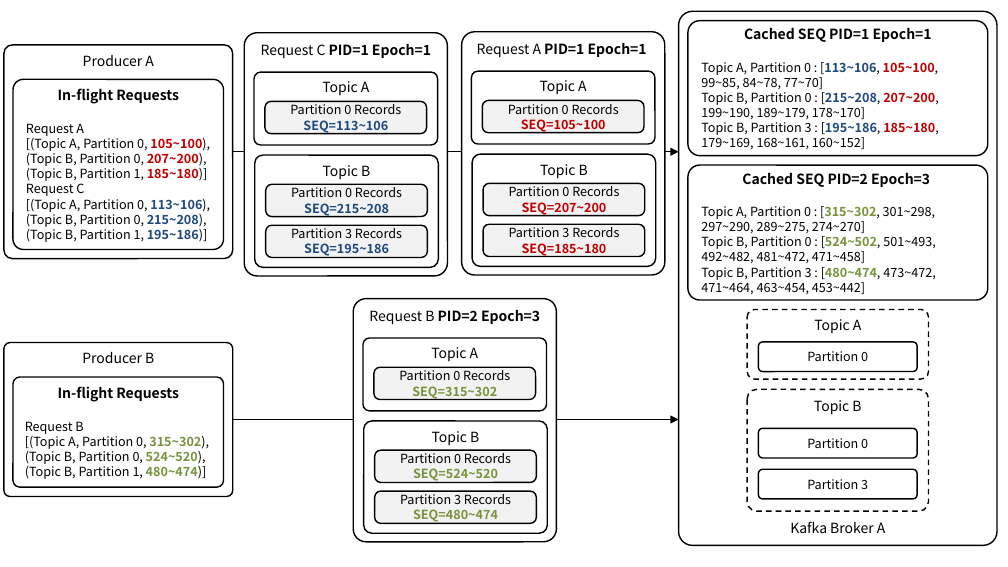
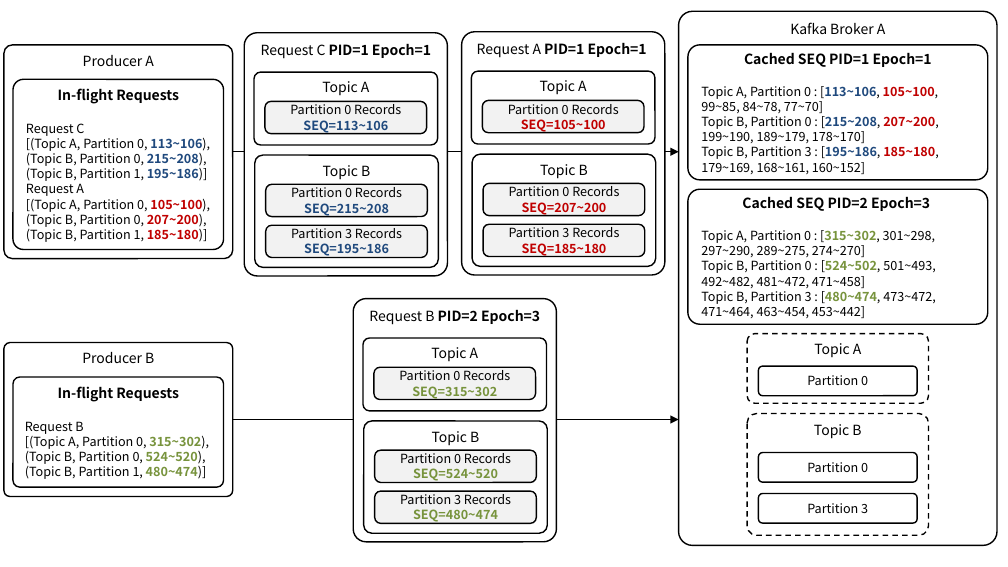
Before and after one commit to ssup2/blog-software, a slide deck: slide 1 of content/docs/theory-analysis/kafka-idempotence-transaction/images/images.pptx. Drawn at 1008x567 pixels with LibreOffice and Linux fonts; fonts in the diff are those of the drawing. Boxes give left, top, right and bottom in pixels: in the first picture for what was removed or moved away, otherwise in the second. Text is boxed around its words. In the diff, an @@ line names an element or a change of style, - is before the commit and + after.

Commit message:
update

```diff
--- a/content/docs/theory-analysis/kafka-idempotence-transaction/images/images.pptx
+++ b/content/docs/theory-analysis/kafka-idempotence-transaction/images/images.pptx
@@ rounded rectangle "Kafka Broker A" at (x1=678, y1=11, x2=997, y2=545): vertical alignment bottom to top @@
@@ text in rounded rectangle at (x1=26, y1=123, x2=210, y2=181): paragraphs removed @@
-Request A
-[(Topic A, Partition 0, 105~100), (Topic B, Partition 0, 207~200),
-(Topic B, Partition 1, 185~180)]
@@ text in rounded rectangle at (x1=26, y1=180, x2=210, y2=242): paragraphs added @@
+Request A
+[(Topic A, Partition 0, 105~100), (Topic B, Partition 0, 207~200),
+(Topic B, Partition 1, 185~180)]
@@ 7 rounded rectangles moved together from (x1=687, y1=21, x2=987, y2=511) to (x1=687, y1=45, x2=987, y2=535) @@
```
Also in this commit, not shown: 1 other slide changed, 3 slides added.
